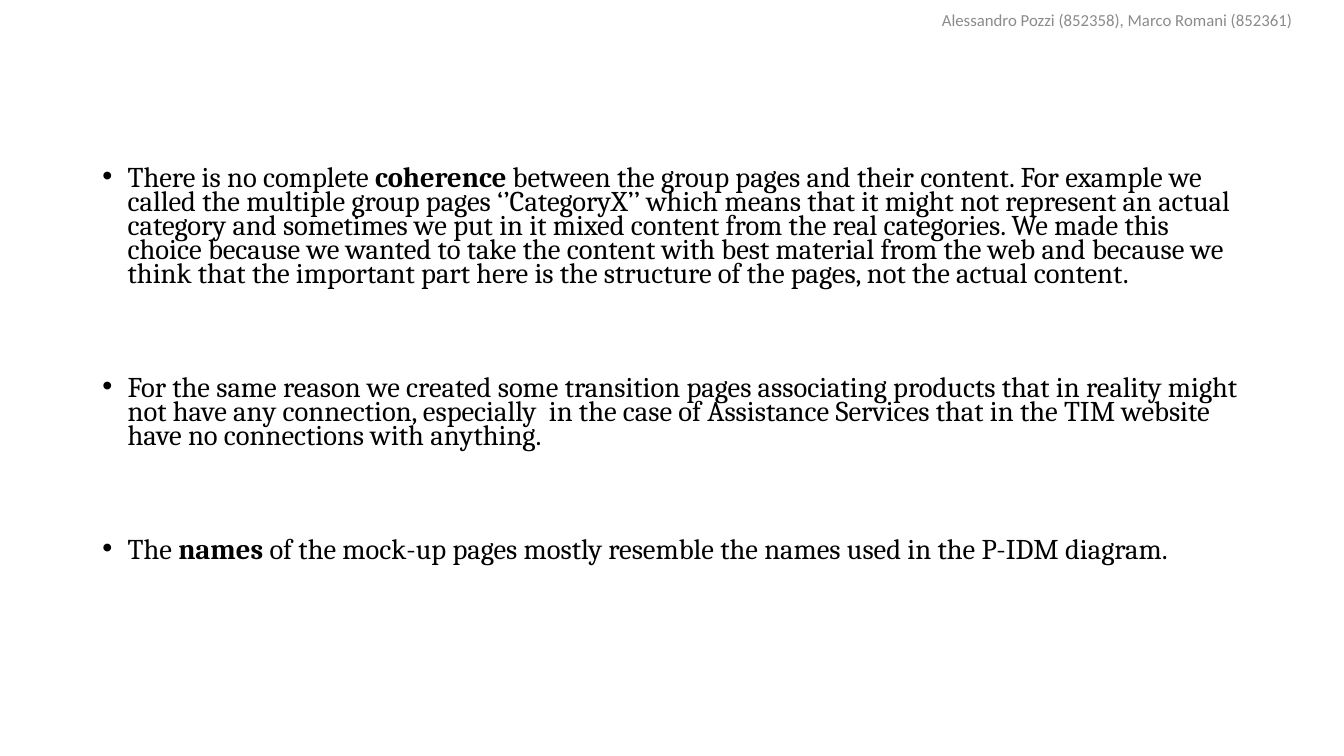
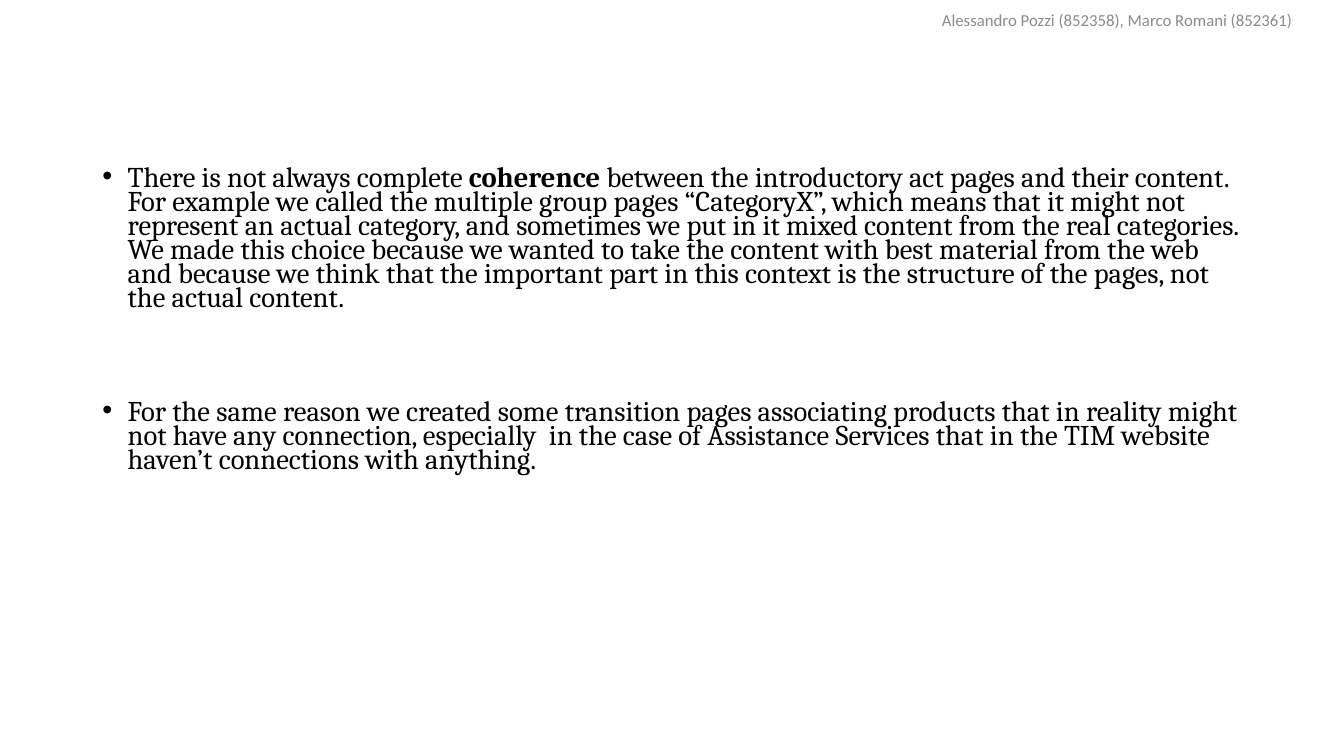
Before and after one commit to AlessandroPozzi/HypermediaProject2016-PozziRomani, a slide deck: slide 16 of Drafts & Material/IDM Models + Notes.pptx (slide 14 before the commit). Drawn at 1344x756 pixels with LibreOffice and Linux fonts; fonts in the diff are those of the drawing. Boxes give left, top, right and bottom in pixels: in the first picture for what was removed or moved away, otherwise in the second. Text is boxed around its words. In the diff, an @@ line names an element or a change of style, - is before the commit and + after.

Commit message:
PPT updated... again

```diff
--- a/Drafts & Material/IDM Models + Notes.pptx
+++ b/Drafts & Material/IDM Models + Notes.pptx
@@ text at [128,167,1239,476]: text changed @@
-• There is no complete coherence between the group pages and their content. For example we called the multiple group pages ‘’CategoryX’’ which means that it might not represent an actual category and sometimes we put in it mixed content from the real categories. We made this choice because we wanted to take the content with best material from the web and because we think that the important part here is the structure of the pages, not the actual content.
-• For the same reason we created some transition pages associating products that in reality might not have any connection, especially in the case of Assistance Services that in the TIM website have no connections with anything.
-• The names of the mock-up pages mostly resemble the names used in the P-IDM diagram.
+• There is not always complete coherence between the introductory act pages and their content. For example we called the multiple group pages “CategoryX”, which means that it might not represent an actual category, and sometimes we put in it mixed content from the real categories. We made this choice because we wanted to take the content with best material from the web and because we think that the important part in this context is the structure of the pages, not the actual content.
+• For the same reason we created some transition pages associating products that in reality might not have any connection, especially in the case of Assistance Services that in the TIM website haven’t connections with anything.
```
Also in this commit, not shown: 5 other slides changed, 2 slides added.
